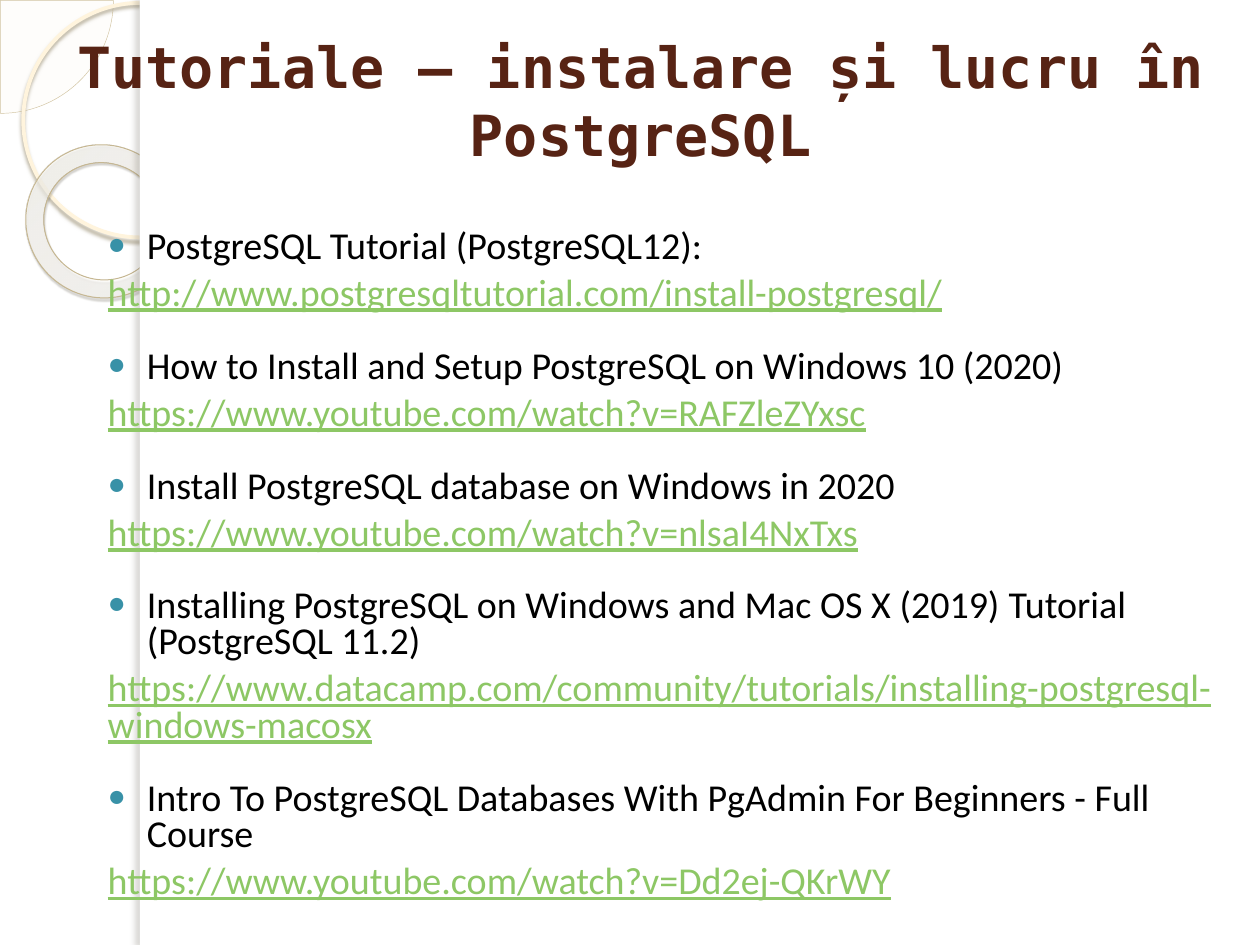
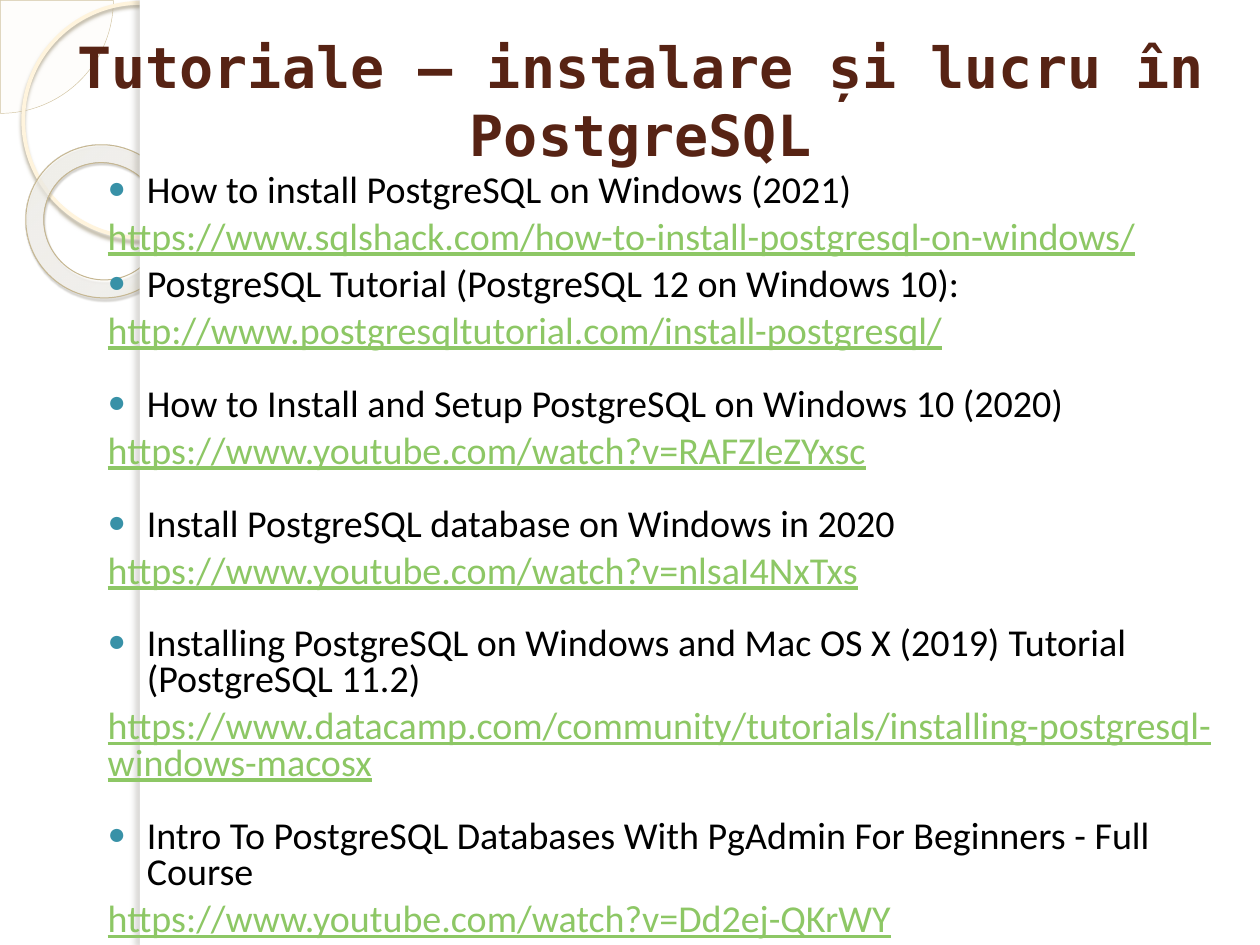
Before and after one commit to marinfotache/Baze-de-date-I, a slide deck: slide 6 of 00_Lucru PostgreSQL si R/00a_Instalare si lucru in PostgreSQL.pptx. Drawn at 1260x945 pixels with LibreOffice and Linux fonts; fonts in the diff are those of the drawing; background and template pictures are left out. Boxes give left, top, right and bottom in pixels: in the first picture for what was removed or moved away, otherwise in the second. Text is boxed around its words. In the diff, an @@ line names an element or a change of style, - is before the commit and + after.

```diff
--- a/00_Lucru PostgreSQL si R/00a_Instalare si lucru in PostgreSQL.pptx
+++ b/00_Lucru PostgreSQL si R/00a_Instalare si lucru in PostgreSQL.pptx
@@ text at <box>108,175,1135,304</box>: text changed @@
-● PostgreSQL Tutorial (PostgreSQL12):
+● How to install PostgreSQL on Windows (2021)
+https://www.sqlshack.com/how-to-install-postgresql-on-windows/
+● PostgreSQL Tutorial (PostgreSQL 12 on Windows 10):
```
Also in this commit, not shown: 2 other slides changed.
